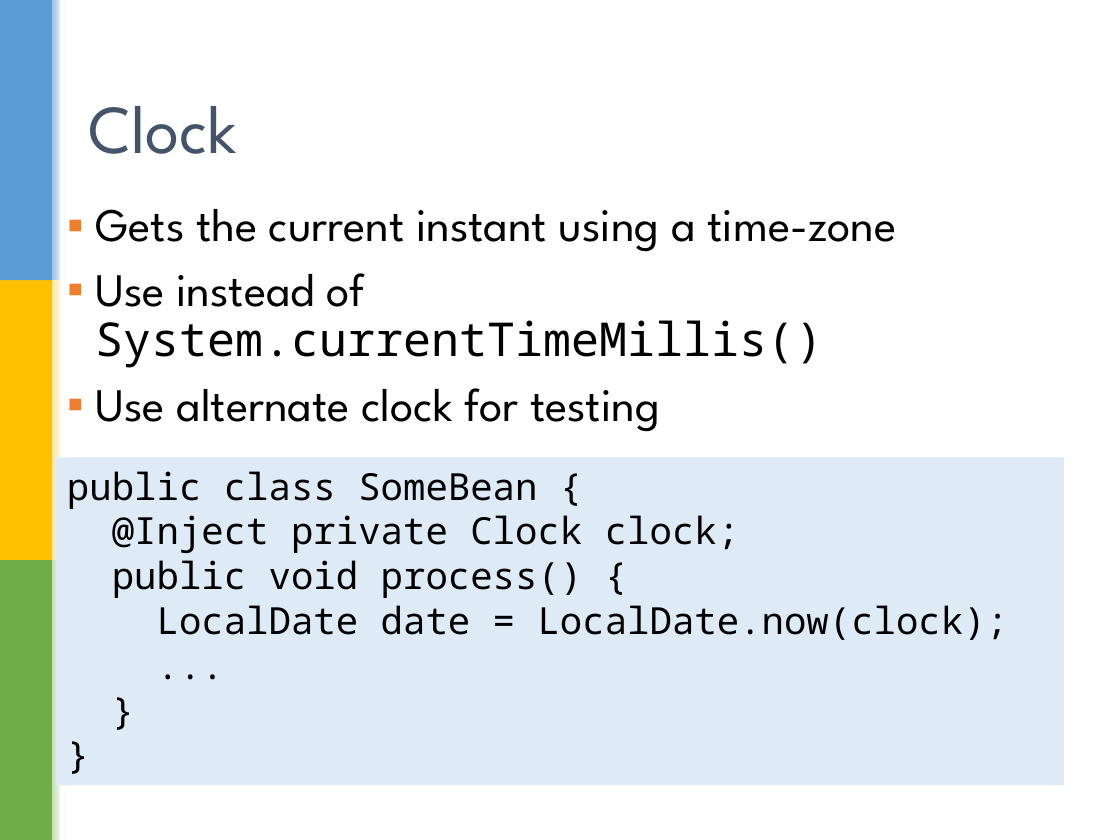
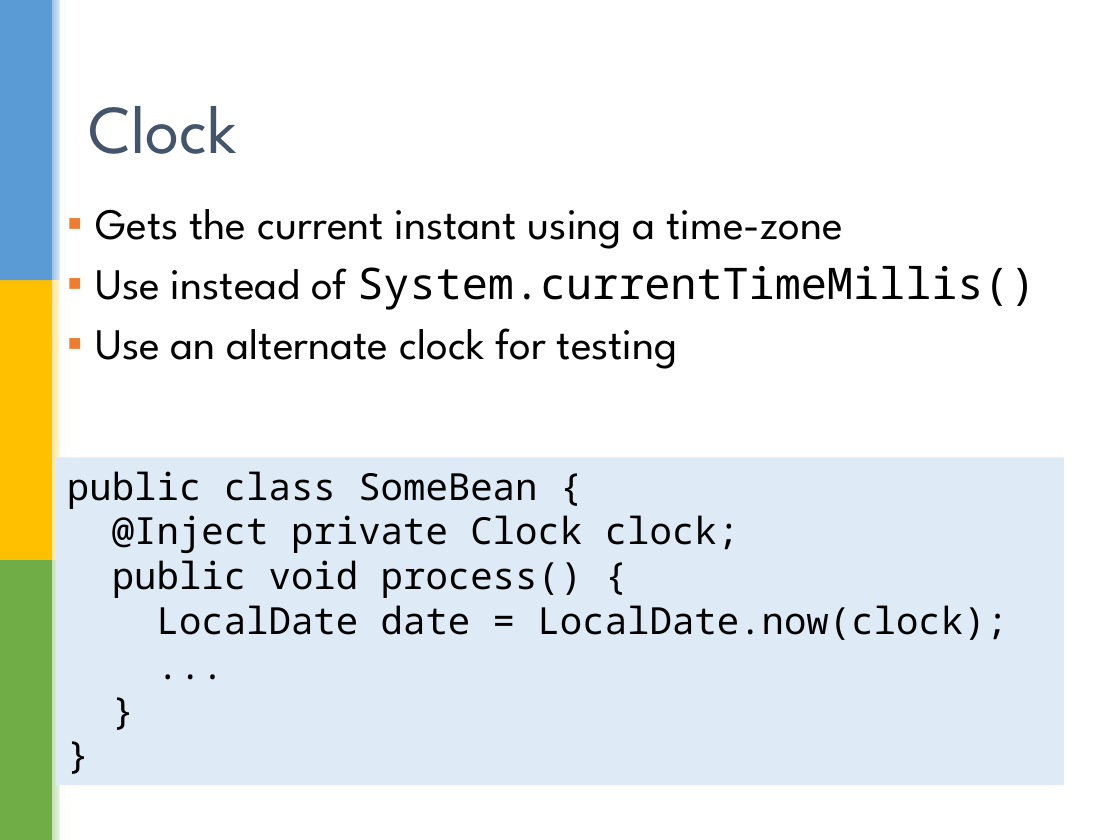
Before and after one commit to sualeh/make-a-date, a slide deck: slide 28 of Java 8 Date and Time API.pptx (slide 27 before the commit). Drawn at 1120x840 pixels with LibreOffice and Linux fonts; fonts in the diff are those of the drawing; background and template pictures are left out. Boxes give left, top, right and bottom in pixels: in the first picture for what was removed or moved away, otherwise in the second. Text is boxed around its words. In the diff, an @@ line names an element or a change of style, - is before the commit and + after.

Commit message:
Font size changes, and tweaks

```diff
--- a/Java 8 Date and Time API.pptx
+++ b/Java 8 Date and Time API.pptx
@@ text at box(95, 209, 1035, 310): size 30 to 28 pt in "Gets the current instant using a time-zone", "Use instead of System.currentTimeMillis()" @@
@@ text at box(95, 328, 678, 369): text changed; size 30 to 28 pt @@
-▪ Use alternate clock for testing
+▪ Use an alternate clock for testing
```
Also in this commit, not shown: 31 other slides changed, 1 slide added.
